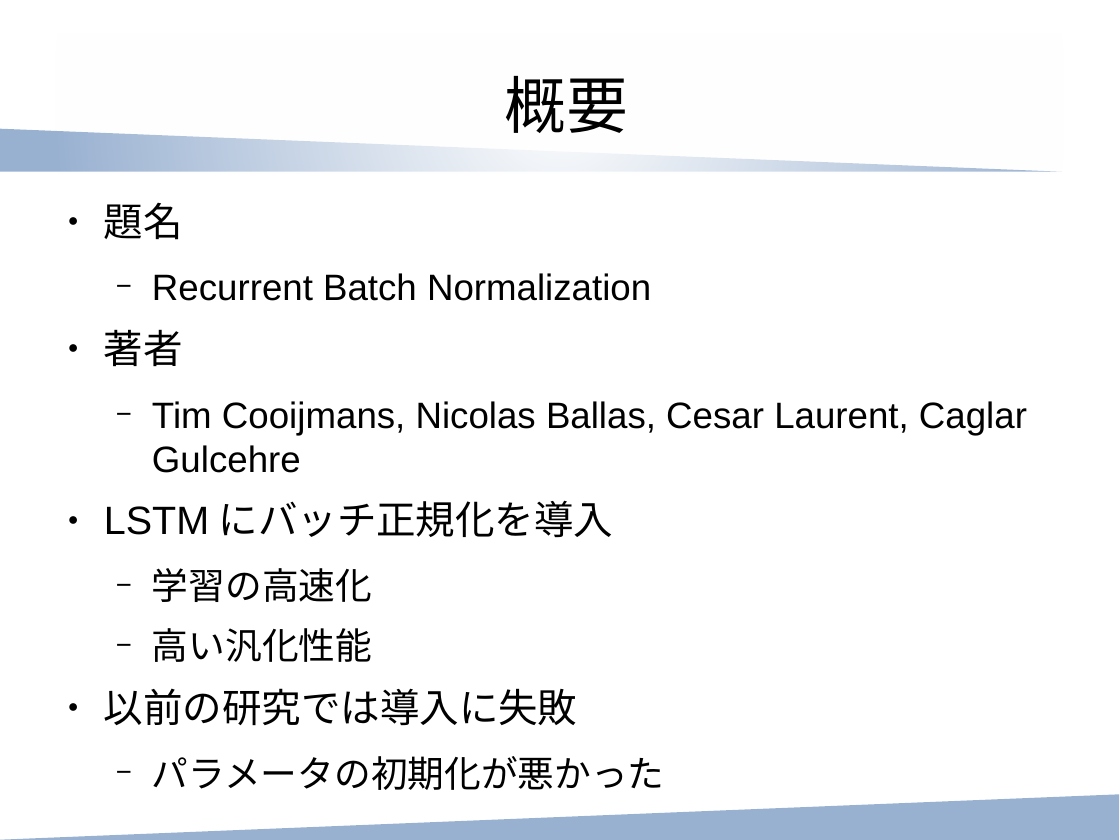
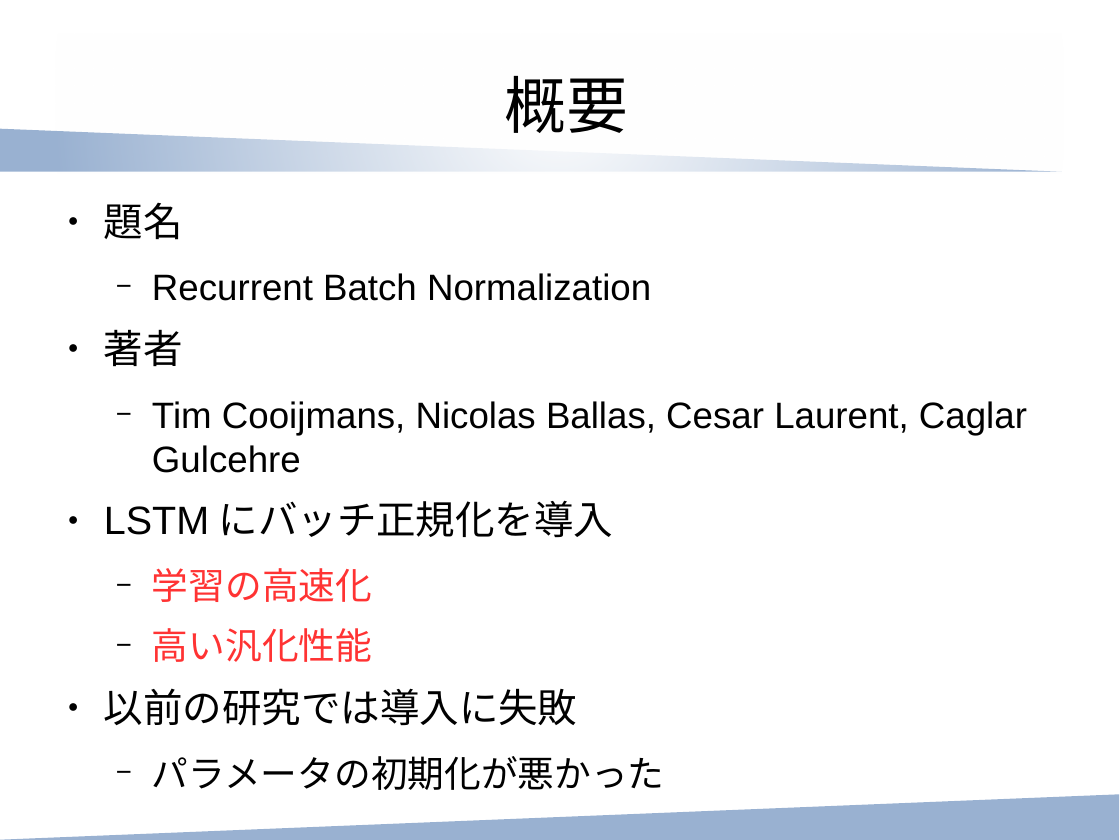
Before and after one commit to ytoyama/paper_reading, a slide deck: slide 3 of recurrent_batch_normalization/main.odp. Drawn at 1120x840 pixels with LibreOffice and Linux fonts; fonts in the diff are those of the drawing. Boxes give left, top, right and bottom in pixels: in the first picture for what was removed or moved away, otherwise in the second. Text is boxed around its words. In the diff, an @@ line names an element or a change of style, - is before the commit and + after.

```diff
--- a/recurrent_batch_normalization/main.odp
+++ b/recurrent_batch_normalization/main.odp
@@ text at [152,568,372,662]: text colour #000000 to #FF3333 in "学習の高速化", "高い汎化性能" @@
```
Also in this commit, not shown: 6 other slides changed, 4 slides added, 1 slide removed, 1 other file.
